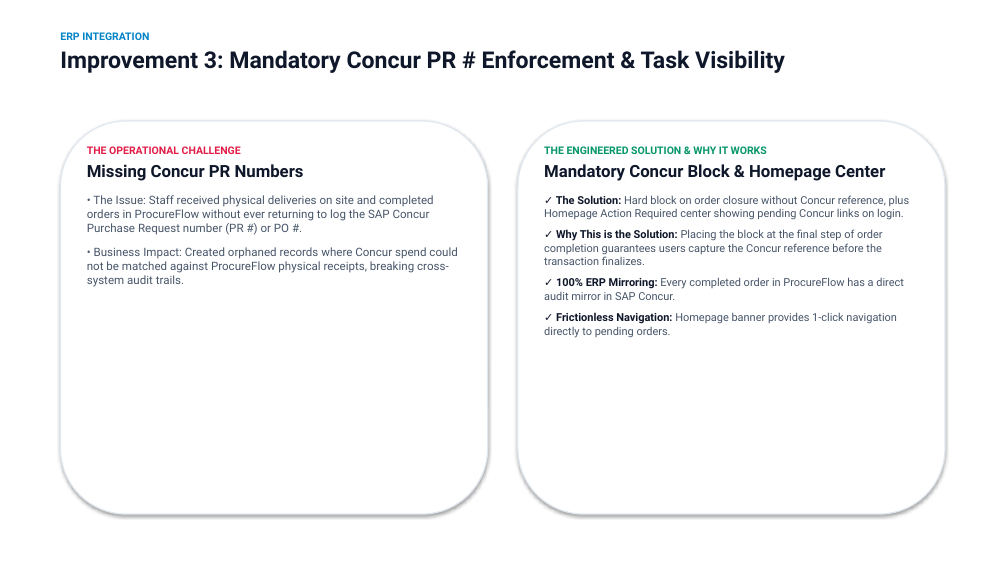
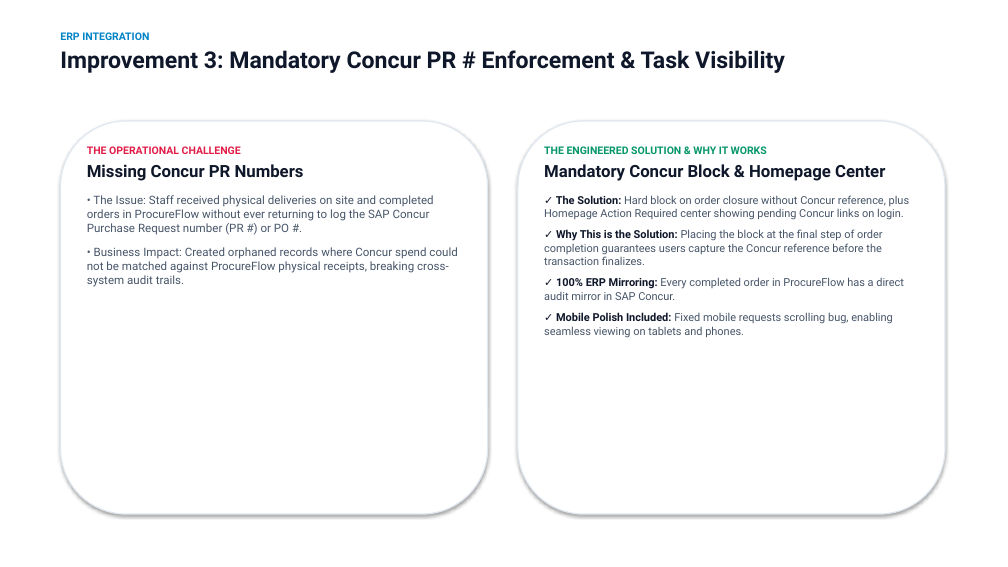
Before and after one commit to SPLGit-Project/ProcureFlow-App, a slide deck: slide 7 of docs/ProcureFlow_Executive_Roadmap.pptx (slide 6 before the commit). Drawn at 1008x567 pixels with LibreOffice and Linux fonts; fonts in the diff are those of the drawing. Boxes give left, top, right and bottom in pixels: in the first picture for what was removed or moved away, otherwise in the second. Text is boxed around its words. In the diff, an @@ line names an element or a change of style, - is before the commit and + after.

Commit message:
feat(mobile): fix requests scrolling on mobile & update action plan and slides to v3.0 following 2pm review

```diff
--- a/docs/ProcureFlow_Executive_Roadmap.pptx
+++ b/docs/ProcureFlow_Executive_Roadmap.pptx
@@ text at box(544, 312, 892, 338): text changed @@
-✓ Frictionless Navigation: Homepage banner provides 1-click navigation directly to pending orders.
+✓ Mobile Polish Included: Fixed mobile requests scrolling bug, enabling seamless viewing on tablets and phones.
```
Also in this commit, not shown: 5 other slides changed, 2 slides added, 2 slides removed, 2 other files.
